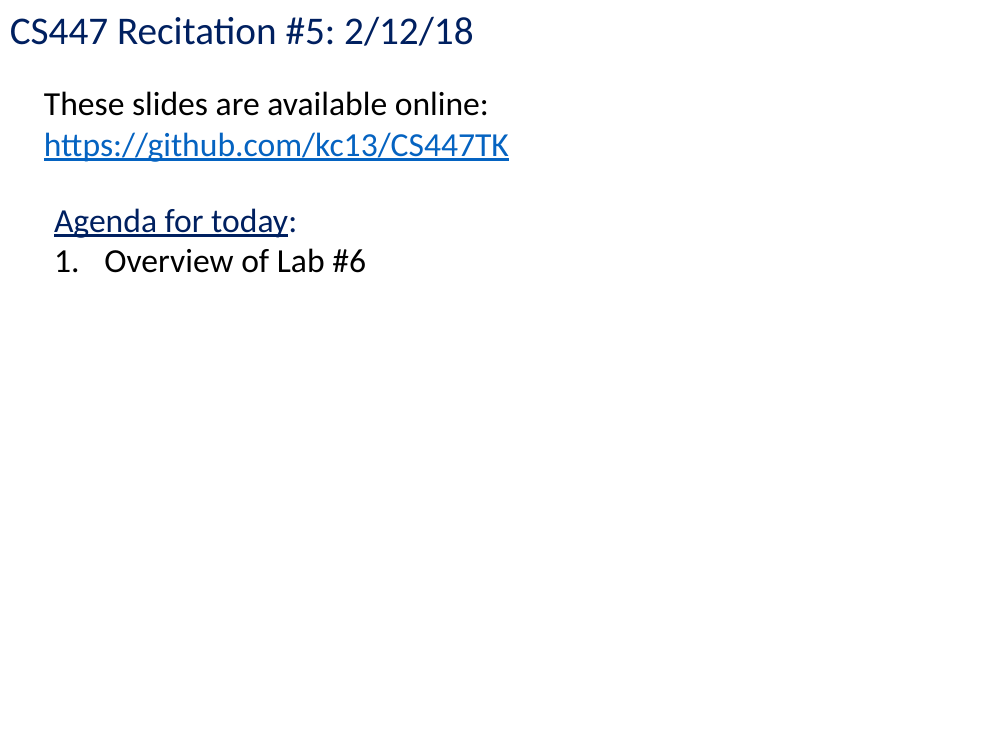
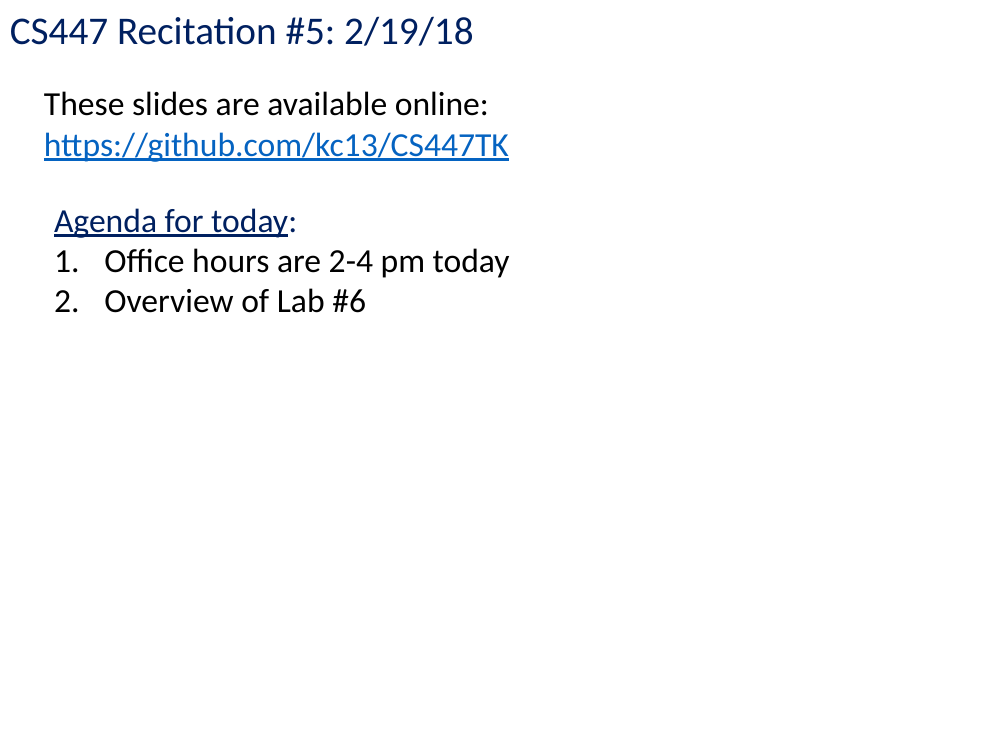
Before and after one commit to kc13/CS447TK, a slide deck: slide 1 of cs447tk_rec5_lab6_feb19.pptx. Drawn at 1008x756 pixels with LibreOffice and Linux fonts; fonts in the diff are those of the drawing. Boxes give left, top, right and bottom in pixels: in the first picture for what was removed or moved away, otherwise in the second. Text is boxed around its words. In the diff, an @@ line names an element or a change of style, - is before the commit and + after.

```diff
--- a/cs447tk_rec5_lab6_feb19.pptx
+++ b/cs447tk_rec5_lab6_feb19.pptx
@@ text at [10,16,473,46]: text changed @@
-CS447 Recitation #5: 2/12/18
+CS447 Recitation #5: 2/19/18
@@ text at [104,248,510,278]: paragraph added @@
+1. Office hours are 2-4 pm today
```
Also in this commit, not shown: 1 other slide changed, 6 slides added, 1 slide removed.
